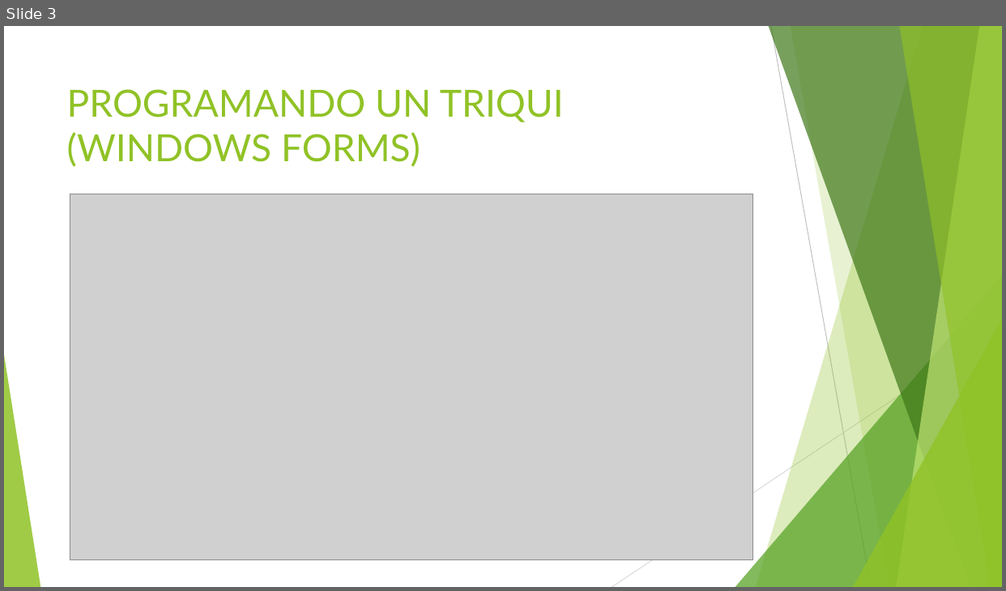
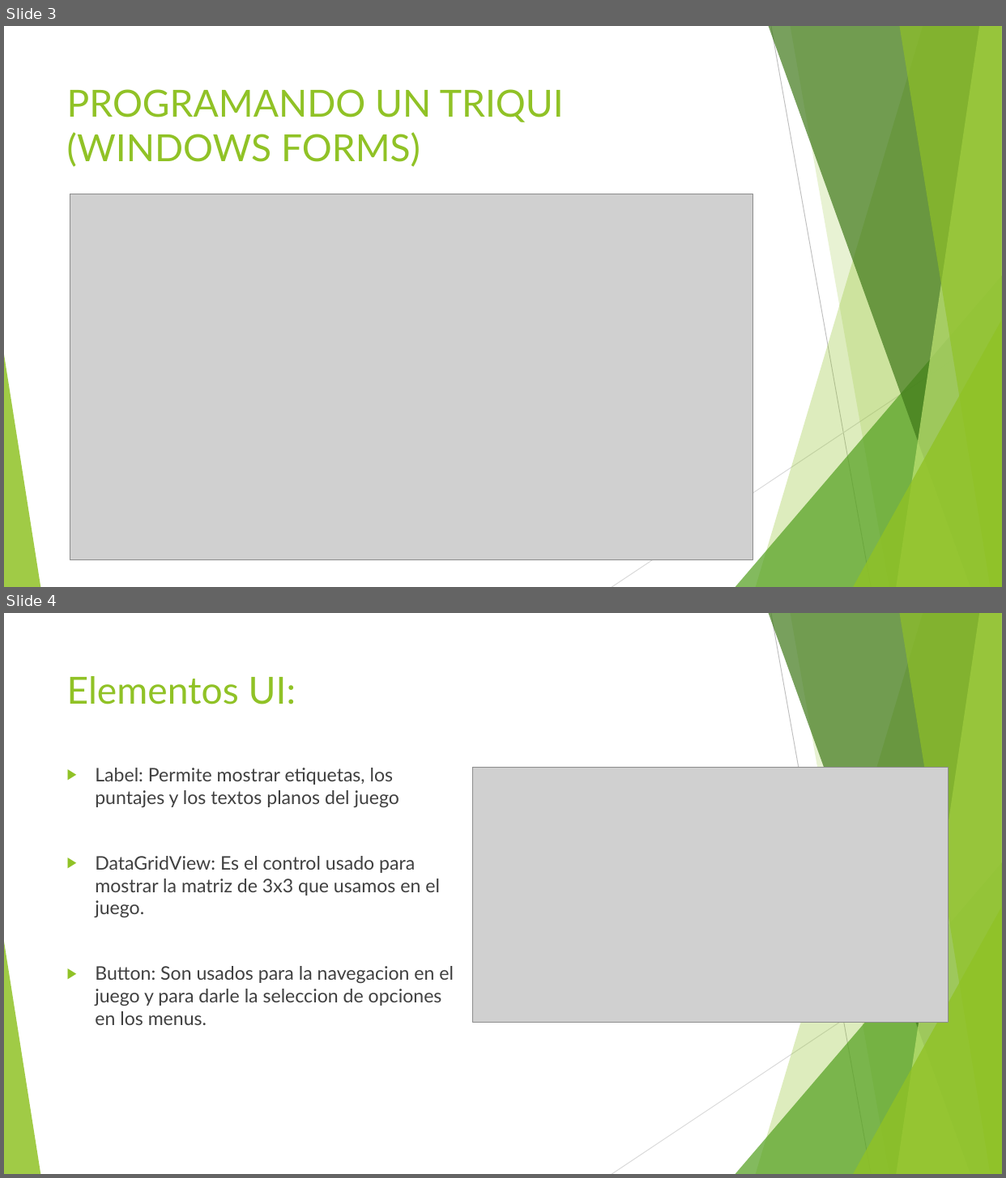
Before and after one commit to Diuke/TicTacToe, a slide deck: Research/Triqui Presentation.pptx. Shown one above the other, each under a label of ours: slide 3 before the commit, slides 3 and 4 after it. The pictures are 1006x591 and 1006x1178 pixels, drawn with LibreOffice and Linux fonts; fonts in the diff are those of the drawing; grey boxes stand for pictures. Boxes give left, top, right and bottom in pixels: in the first picture for what was removed or moved away, otherwise in the second. Text is boxed around its words. In the diff, an @@ line names an element or a change of style, - is before the commit and + after.

```diff
--- a/Research/Triqui Presentation.pptx
+++ b/Research/Triqui Presentation.pptx
@@ slide 4 added at <box>4,613,1002,1174</box>, background #FFFFFF; not listed: 10 template elements that a slide beside it also shows @@
@@ title added at <box>67,676,296,705</box>, 36 pt, text #90C226 @@
+Elementos UI:
@@ text added at <box>95,768,454,1025</box>, 18 pt, text #404040 @@
+▶ Label: Permite mostrar etiquetas, los puntajes y los textos planos del juego
+▶ DataGridView: Es el control usado para mostrar la matriz de 3x3 que usamos en el juego.
+▶ Button: Son usados para la navegacion en el juego y para darle la seleccion de opciones en los menus.
@@ picture added at <box>473,768,948,1023</box> @@
```
Also in this commit, not shown: 1 slide changed, 9 other slides added, 13 other files.
